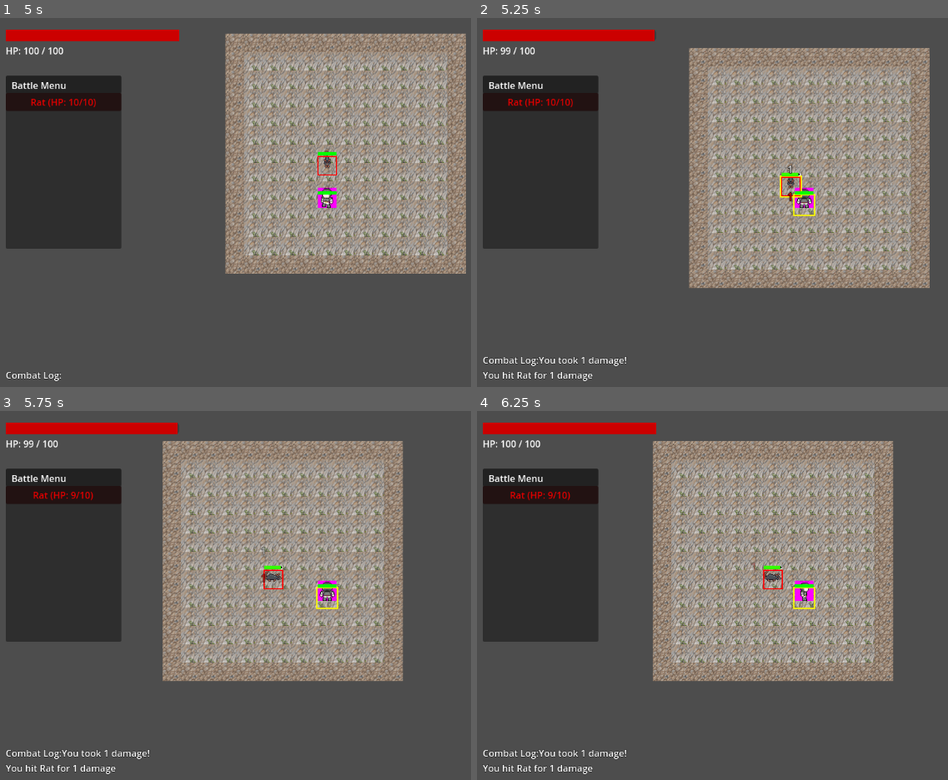
Above: before the commit, frames 1-4 (two rows, left to right).
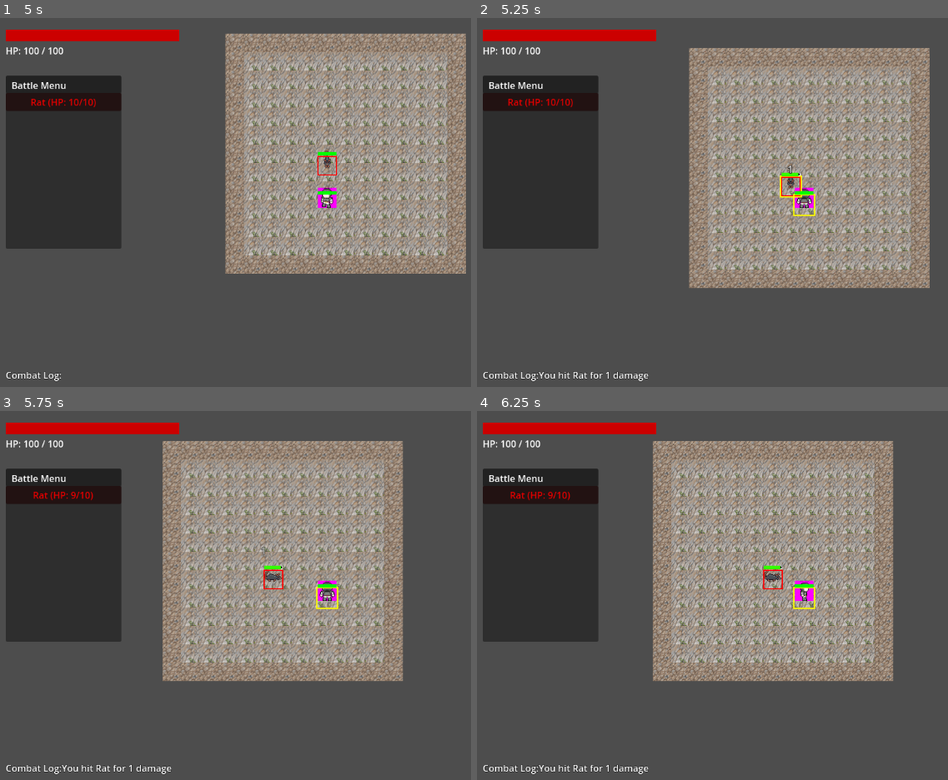
Above: after the commit, the same moments.

Repository: FlipM/Game2D
Game: Godot game, scene res://scenes/entities/World.tscn
The game is run twice, just before and just after one commit, with the same random seed, the same clock (stepped at 60 frames per second) and the same inputs. This scene is started directly instead of the project's main scene.
Inputs (mouse positions are in pixels of both pictures, inside the frame that each line leads up to):
- Up to frame 1 (5 s): tap Enter at 0.5 s; move the mouse to (292, 279) at 0.52 s; hold Up (ui_up) 0.53-1.25 s; click (292, 279) at 0.67 s; drag from (outside the picture) to (292, 279) at 1.27 s; move the mouse to (127, 147) at 2.02 s; hold Left (ui_left) 2.03-2.75 s; drag from (362, 206) to (127, 147) at 2.77 s; click "Rat (HP: 10/10)" at 3.5 s; move the mouse to (226, 110) at 4.27 s; hold Down (ui_down) from 4.28 s (still down)
- Up to frame 2 (5.25 s): release Down (ui_down) at 5 s; drag from (outside the picture) to (703, 110) at 5.02 s
- Up to frame 3 (5.75 s): no input
- Up to frame 4 (6.25 s): move the mouse to (670, 617) at 5.77 s; hold Up (ui_up) from 5.78 s (still down); click (670, 617) at 5.92 s

Frame 1 is identical in both runs. In frame 2, 0.8% of the frame differs, in the area x 1-67%, y 3-99%; in frame 3, 0.8%; in frame 4, 0.7%.

Commit message:
Refactor on magic numbers and generalization of the spawner

Diff:
--- a/project.godot
+++ b/project.godot
@@ -11,6 +11,10 @@
 
 driver="Dummy"
 
+[autoload]
+
+GameConstants="*res://scripts/core/GameConstants.gd"
+
 [display]
 
 window/size/viewport_width=1152
--- a/scripts/core/CombatComponent.gd
+++ b/scripts/core/CombatComponent.gd
@@ -42,4 +42,4 @@
 
 func is_in_range(attacker: Node, target: Node) -> bool:
 	var dist = attacker.global_position.distance_to(target.global_position)
-	return dist <= 32 * melee_range_multiplier
+	return dist <= GameConstants.TILE_SIZE * melee_range_multiplier
--- /dev/null
+++ b/scripts/core/GameConstants.gd
@@ -0,0 +1,27 @@
+extends Node
+# No class_name here if we use it as an Autoload with the same name
+
+# Grid and Movement
+const TILE_SIZE: int = 32
+
+# Default Stats
+const DEFAULT_MAX_HEALTH: int = 10
+const DEFAULT_ATTACK_POWER: int = 1
+const DEFAULT_DEFENSE_POWER: int = 0
+const DEFAULT_ATTACK_INTERVAL: float = 1.5
+
+# Visuals
+const DAMAGE_NUMBER_CENTER_OFFSET: Vector2 = Vector2(-100, -32)
+const DAMAGE_NUMBER_SIZE: Vector2 = Vector2(200, 20)
+
+# Networking
+const PEER_ID_SERVER: int = 1
+
+# World Geometry
+const SCREEN_WIDTH: int = 1152
+const SCREEN_HEIGHT: int = 648
+const WORLD_CENTER: Vector2 = Vector2(576, 324)
+
+# Entities
+const PLAYER_COLOR: Color = Color.RED
+const ENEMY_COLOR: Color = Color.WHITE
--- a/scripts/core/MovementComponent.gd
+++ b/scripts/core/MovementComponent.gd
@@ -7,7 +7,7 @@
 signal direction_changed(direction: Vector2)
 
 @export var speed: float = 100.0
-@export var tile_size: int = 32
+var tile_size: int = GameConstants.TILE_SIZE
 
 var target_position: Vector2 = Vector2.ZERO
 var is_moving: bool = false
--- a/scripts/core/Spawner.gd
+++ b/scripts/core/Spawner.gd
@@ -21,6 +21,8 @@
 	# Spawn one immediately
 	_spawn_creature()
 
+@export var creature_id: String = "Creature"
+
 func _on_spawn_timer_timeout():
 	if creature_count < max_creatures:
 		_spawn_creature()
@@ -32,7 +34,9 @@
 
 	var creature = creature_scene.instantiate()
 	# Set a unique name to avoid reserved name errors in MultiplayerSpawner
-	creature.name = "Rat_" + str(Time.get_ticks_msec()) + "_" + str(randi() % 1000)
+	var timestamp = str(Time.get_ticks_msec())
+	var rand_suffix = str(randi() % 1000)
+	creature.name = creature_id + "_" + timestamp + "_" + rand_suffix
 	creature.position = global_position
 	creature.tree_exited.connect(_on_creature_died)
 
--- a/scripts/core/VisualsComponent.gd
+++ b/scripts/core/VisualsComponent.gd
@@ -129,7 +129,8 @@
 
 func _on_damaged(amount):
 	if amount > 0:
-		spawn_damage_number(amount, Color.RED if get_parent().is_in_group("players") else Color.WHITE)
+		var color = GameConstants.PLAYER_COLOR if get_parent().is_in_group("players") else GameConstants.ENEMY_COLOR
+		spawn_damage_number(amount, color)
 
 func _on_target_changed(new_target):
 	if target_highlight:
@@ -147,9 +148,8 @@
 	dn.set_values(amount, color)
 
 	# Center it: Start at parent global pos, move up, and center horizontally
-	# Assuming a reasonable label width, centering on its own position is handled by alignment
-	dn.global_position = get_parent().global_position + Vector2(-100, -32) # -100 to half-offset a 200px centered label
-	dn.size = Vector2(200, 20)
+	dn.global_position = get_parent().global_position + GameConstants.DAMAGE_NUMBER_CENTER_OFFSET
+	dn.size = GameConstants.DAMAGE_NUMBER_SIZE
 
 	if dn.has_method("start_animation"):
 		dn.start_animation()
--- a/scripts/core/World.gd
+++ b/scripts/core/World.gd
@@ -6,24 +6,26 @@
 const SPAWNER_SCENE = preload("res://scenes/entities/Spawner.tscn")
 const RAT_SCENE = preload("res://scenes/entities/Rat.tscn")
 
-const TILE_SIZE = 32
-# Center of 1152x648 is approx 576, 324.
-# We want 10x10 floor.
-var center_pos = Vector2(1152/2, 648/2)
+@onready var TILE_SIZE = GameConstants.TILE_SIZE
+var ARENA_RADIUS = 5
+var BOUNDARY_RADIUS = 6
+const DIAGONAL_THRESHOLD_OFFSET = 1.0
+
+@onready var center_pos = GameConstants.WORLD_CENTER
 
 class GridAStar extends AStar2D:
 	func _compute_cost(from_id, to_id):
 		var from_pos = get_point_position(from_id)
 		var to_pos = get_point_position(to_id)
 		var dist = from_pos.distance_to(to_pos)
-		if dist > 33: # Diagonal (approx 45.25)
+		if dist > GameConstants.TILE_SIZE + 1.0: # Diagonal (approx 45.25)
 			return 2.1 # Higher than 2.0 to prioritize straight lines
 		return 1.0
 
 	func _estimate_cost(from_id, to_id):
 		var from_pos = get_point_position(from_id)
 		var to_pos = get_point_position(to_id)
-		return from_pos.distance_to(to_pos) / 32.0
+		return from_pos.distance_to(to_pos) / float(GameConstants.TILE_SIZE)
 
 var astar = GridAStar.new()
 var world_to_id = {}
@@ -66,25 +68,25 @@
 	astar.clear()
 	world_to_id.clear()
 
-	# We know the arena is from -6 to 6 (walls included)
-	for x in range(-6, 7):
-		for y in range(-6, 7):
+	# Iterate boundary nodes
+	for x in range(-BOUNDARY_RADIUS, BOUNDARY_RADIUS + 1):
+		for y in range(-BOUNDARY_RADIUS, BOUNDARY_RADIUS + 1):
 			var pos = center_pos + Vector2(x * TILE_SIZE, y * TILE_SIZE)
 			var id = astar.get_available_point_id()
 
 			# Check if there's a wall here
 			var is_wall = false
-			if abs(x) > 5 or abs(y) > 5:
+			if abs(x) > ARENA_RADIUS or abs(y) > ARENA_RADIUS:
 				is_wall = true
 
 			if not is_wall:
 				astar.add_point(id, pos)
-				world_to_id[Vector2i(x,y)] = id
-
-	# Connect points
-	for x in range(-5, 6):
-		for y in range(-5, 6):
-			var current_id = world_to_id.get(Vector2i(x,y), -1)
+				world_to_id[Vector2i(x, y)] = id
+
+	# Connect points within inner arena
+	for x in range(-ARENA_RADIUS, ARENA_RADIUS + 1):
+		for y in range(-ARENA_RADIUS, ARENA_RADIUS + 1):
+			var current_id = world_to_id.get(Vector2i(x, y), -1)
 			if current_id == -1: continue
 
 			# Neighbors (including diagonals)
--- a/scripts/entities/Player.gd
+++ b/scripts/entities/Player.gd
@@ -1,4 +1,6 @@
 extends CharacterBody2D
+
+const DEFAULT_SPAWN_POSITION = Vector2(576, 324)
 
 @onready var health = $HealthComponent
 @onready var movement = $MovementComponent
@@ -115,7 +117,7 @@
 	print("Player died!")
 	# Respawn logic
 	var world = get_parent().get_parent()
-	var spawn_pos = world.center_pos if "center_pos" in world else Vector2(576, 324)
+	var spawn_pos = world.center_pos if "center_pos" in world else DEFAULT_SPAWN_POSITION
 	movement.teleport(spawn_pos)
 	health.heal(health.max_health)
 
--- a/scripts/entities/Rat.gd
+++ b/scripts/entities/Rat.gd
@@ -1,8 +1,11 @@
 extends "res://scripts/entities/Creature.gd"
 
+const DEFAULT_AGGRESSION = "Aggressive"
+const DEFAULT_MOVE_INTERVAL = 0.8
+
 func _ready():
-	aggression_type = "Aggressive"
-	move_interval = 0.8
+	aggression_type = DEFAULT_AGGRESSION
+	move_interval = DEFAULT_MOVE_INTERVAL
 	super._ready()
 
 	if visuals:
